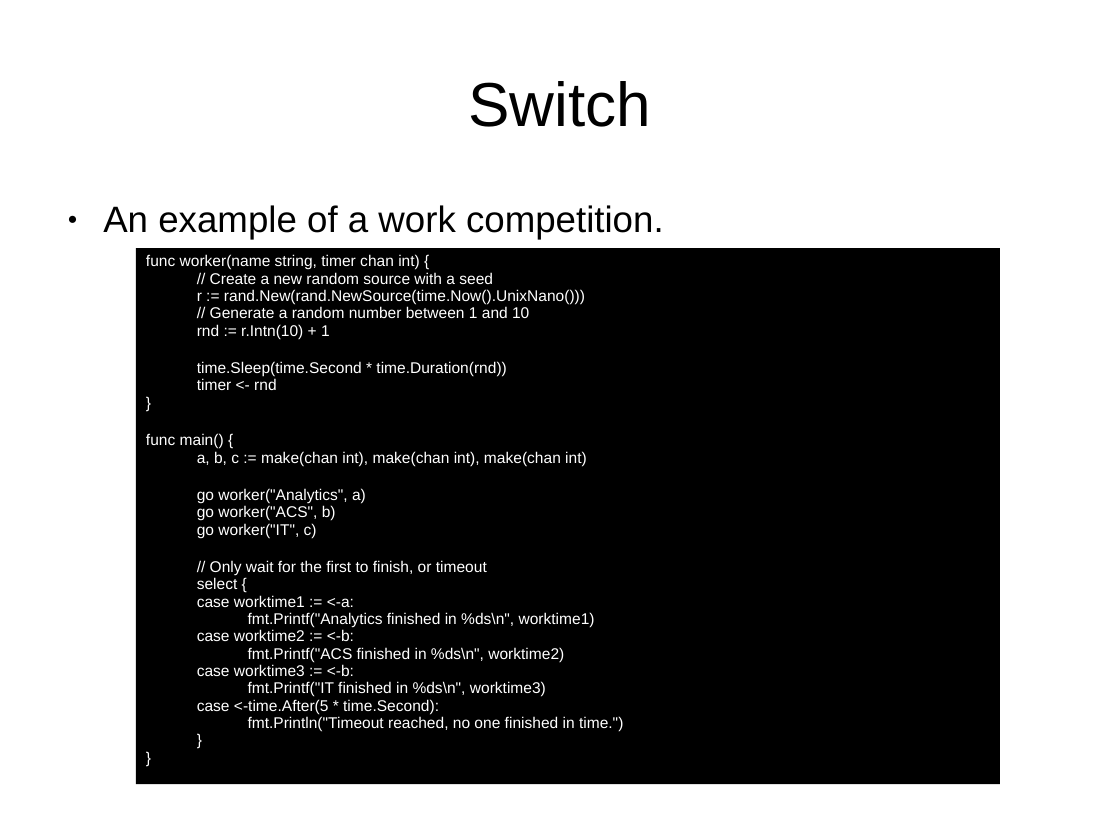
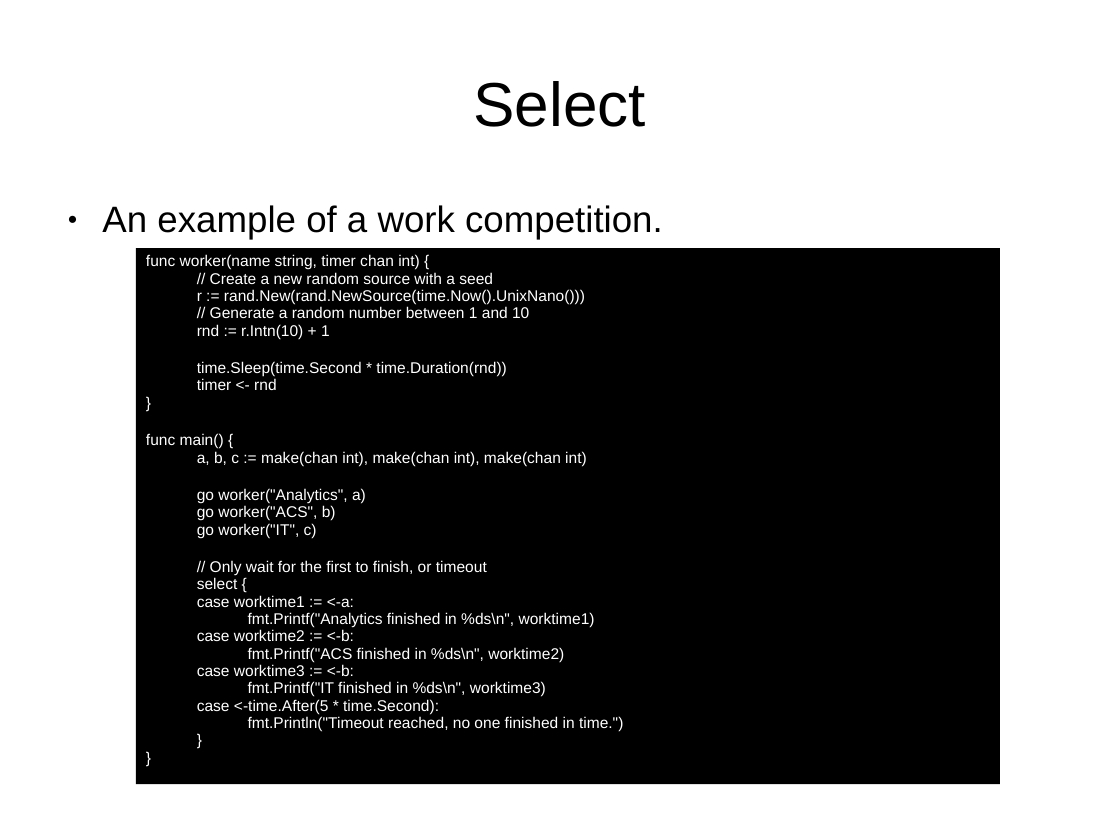
Before and after one commit to smicker/go_course, a slide deck: slide 47 of Golang genomgång.ppt. Drawn at 1120x840 pixels with LibreOffice and Linux fonts; fonts in the diff are those of the drawing; background and template pictures are left out. Boxes give left, top, right and bottom in pixels: in the first picture for what was removed or moved away, otherwise in the second. Text is boxed around its words. In the diff, an @@ line names an element or a change of style, - is before the commit and + after.

Commit message:
Updated ppt and select

```diff
--- a/Golang genomgång.ppt
+++ b/Golang genomgång.ppt
@@ title at [473, 81, 645, 127]: text changed @@
-Switch
+Select
```
Also in this commit, not shown: 47 other slides changed, 2 slides added, 2 slides removed, 1 other file.
